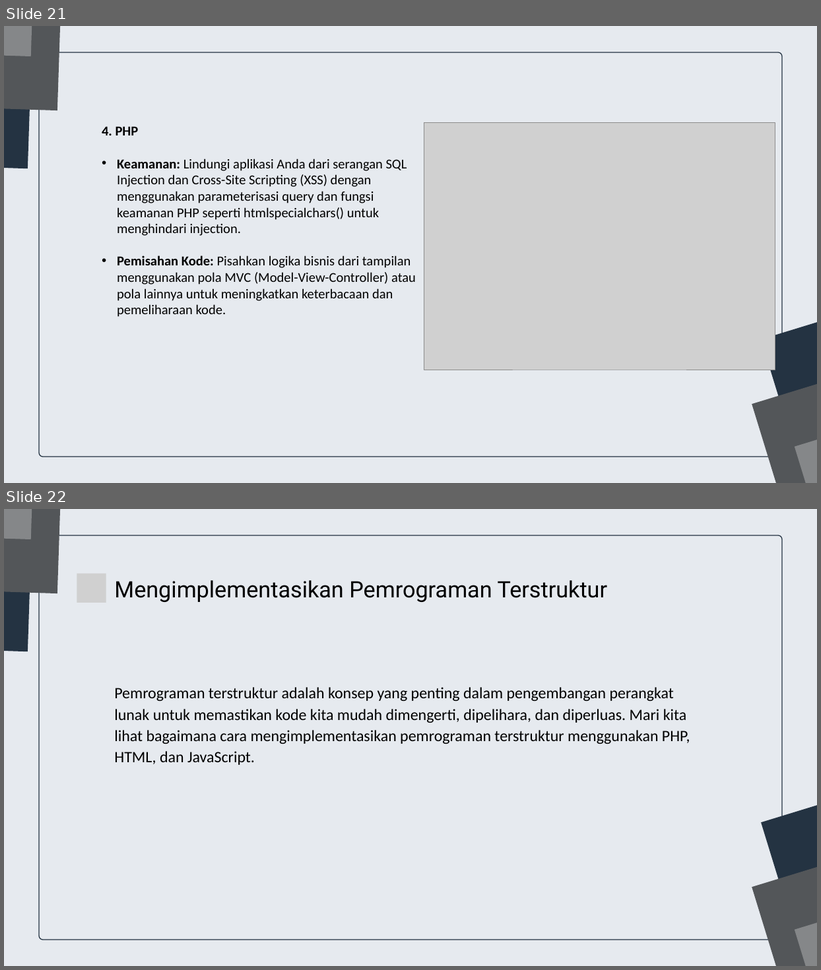
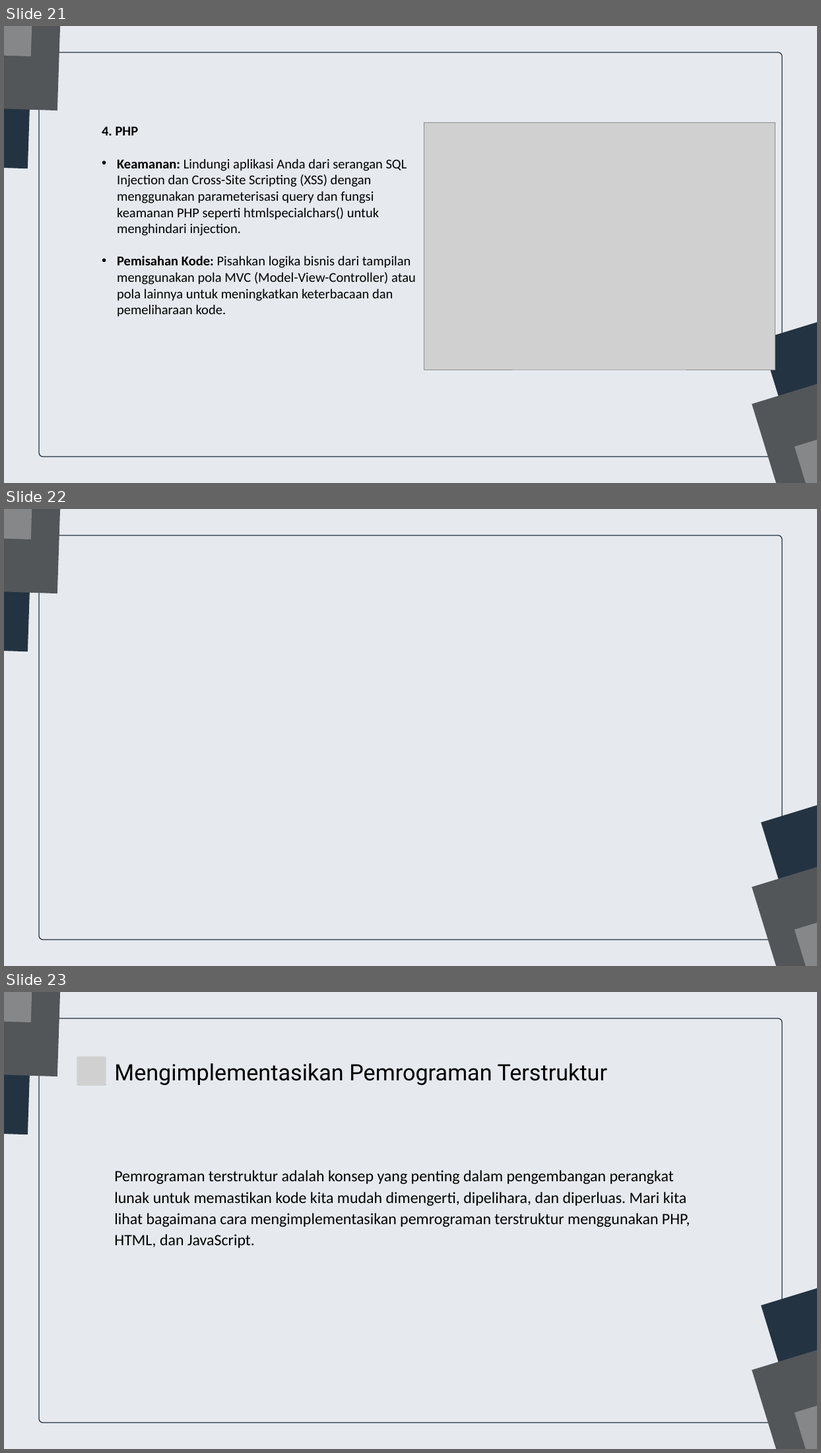
Before and after one commit to gemafajar09/bnsp-junior-web, a slide deck: junior-web-dev.pptx. Shown one above the other, each under a label of ours: slides 21 and 22 before the commit, slides 21, 22 and 23 after it. The pictures are 821x970 and 821x1453 pixels, drawn with LibreOffice and Linux fonts; fonts in the diff are those of the drawing; grey boxes stand for pictures. Boxes give left, top, right and bottom in pixels: in the first picture for what was removed or moved away, otherwise in the second. Text is boxed around its words. In the diff, an @@ line names an element or a change of style, - is before the commit and + after.

```diff
--- a/junior-web-dev.pptx
+++ b/junior-web-dev.pptx
@@ slide 22 added at [4, 509, 817, 966], background #E6EAEF @@
@@ freeform shape added at [4, 509, 36, 652], fill #243342 @@
@@ freeform shape added at [4, 509, 65, 593], fill #535659 @@
@@ freeform shape added at [4, 509, 39, 539], fill #858789 @@
@@ freeform shape added at [39, 535, 782, 940], fill #E6EAEF, outline #243342 1.5 pt @@
@@ freeform shape added at [761, 750, 817, 966], fill #243342 @@
@@ freeform shape added at [752, 815, 817, 966], fill #535659 @@
@@ freeform shape added at [795, 857, 817, 966], fill #858789 @@
@@ what was slide 22 is now slide 23 @@
```
Also in this commit, not shown: 1 other file.
